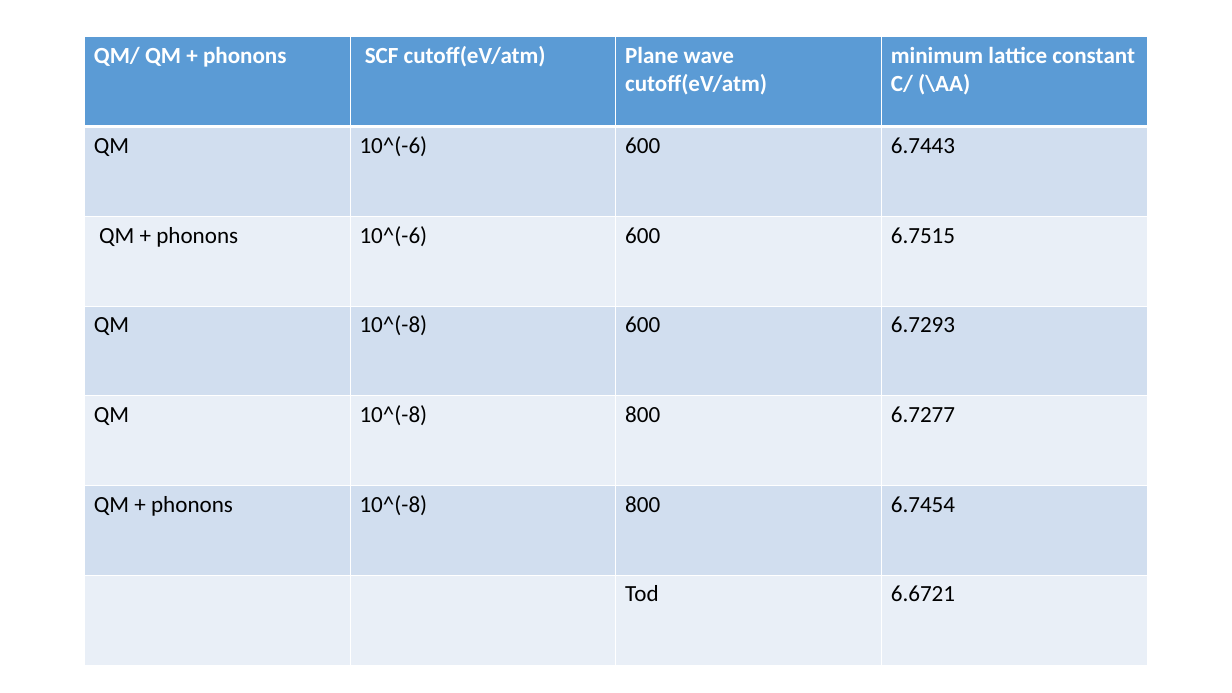
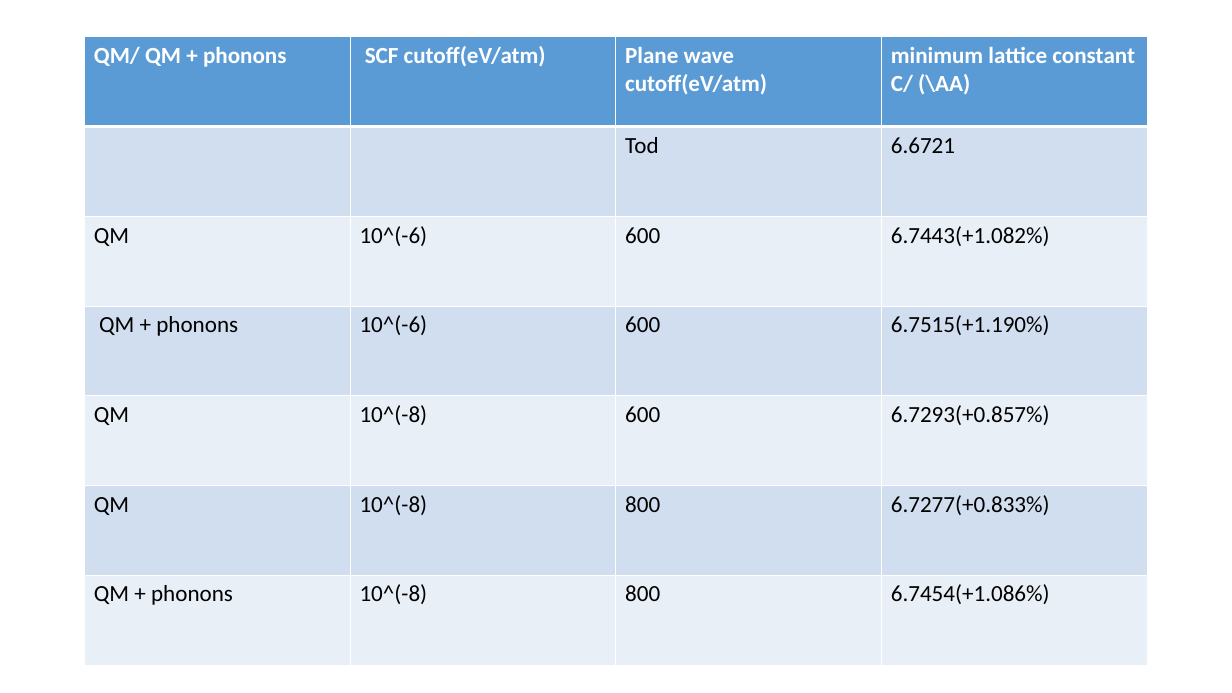
Before and after one commit to YerongLeopard/William, a slide deck: slide 3 of Discussion/Yerong1601Oct21.pptx. Drawn at 1232x693 pixels with LibreOffice and Linux fonts; fonts in the diff are those of the drawing. Boxes give left, top, right and bottom in pixels: in the first picture for what was removed or moved away, otherwise in the second. Text is boxed around its words. In the diff, an @@ line names an element or a change of style, - is before the commit and + after.

```diff
--- a/Discussion/Yerong1601Oct21.pptx
+++ b/Discussion/Yerong1601Oct21.pptx
@@ table at [85, 37, 1150, 665] @@
-row 2: QM | 10^(-6) | 600 | 6.7443
-row 3: QM + phonons | 10^(-6) | 600 | 6.7515
-row 4: QM | 10^(-8) | 600 | 6.7293
-row 5: QM | 10^(-8) | 800 | 6.7277
-row 6: QM + phonons | 10^(-8) | 800 | 6.7454
+row 3: QM | 10^(-6) | 600 | 6.7443(+1.082%)
+row 4: QM + phonons | 10^(-6) | 600 | 6.7515(+1.190%)
+row 5: QM | 10^(-8) | 600 | 6.7293(+0.857%)
+row 6: QM | 10^(-8) | 800 | 6.7277(+0.833%)
+row 7: QM + phonons | 10^(-8) | 800 | 6.7454(+1.086%)
```
Also in this commit, not shown: 1 other slide changed, 1 slide added, 3 other files.
